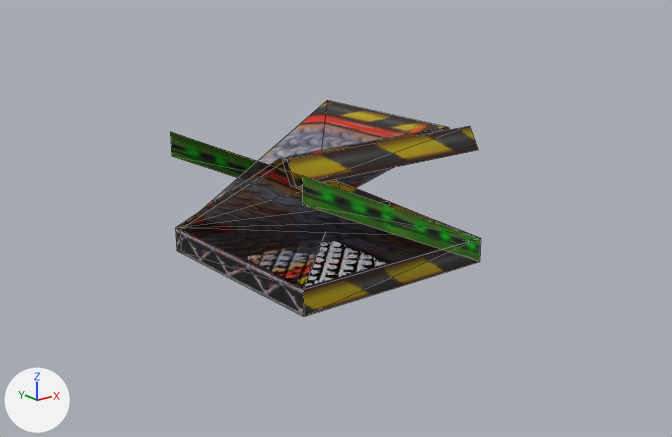
Before and after pictures for a commit that changed the FBX model Assets/Triktron/meshes/blocks.fbx.
The view is the same before and after, from a 50 mm camera at (-1.255, -1.608, 0.672) aimed at (0.009, -0.027, 0.04). Lighting does not change. The marker at lower left points along +X, +Y and +Z. Mesh edges are drawn as thin lines. Where no turn or scale is listed for an object, it has been applied to the vertices.

Names of what the first picture shows: 'bent', 'curve corner', 'curve/tilt', 'platfrom', 'raise up', 'straight', 'tilt'.
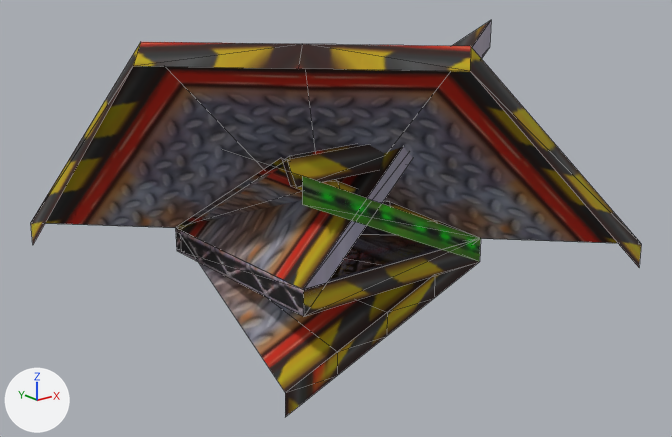
Pixel boxes (x1, y1, x2, y2) of what changed, in the pictures (672 x 437 px):
'Object001', added
    after: (31, 42, 641, 267)
'curve/tilt002', added
    after: (199, 249, 479, 417)
'bent001', added
    after: (176, 20, 491, 312)
    faces in mat_material__55 (picture img_tile5_png): (176, 20, 491, 289)
    faces in mat_material__28 (picture img_tile3_png): (303, 21, 491, 312)
'curve corner', unchanged, covered by the edit
    before: (202, 100, 449, 210)
    after: (285, 144, 359, 160)
'bent', unchanged, covered by the edit
    before: (177, 228, 440, 289)
    after: (328, 235, 440, 282)

Edits to the bpy script that builds the scene:
```text
Add me_mesh_010:
    me_mesh_010.from_pydata(...)  # 20 vertices, 18 faces; spans x -0.5..0.5, y -0.5..0.5, z -0.057..0.469
    me_mesh_010.materials.append(mat_material__25)  # picture img_tile1_waifu2x_art_noise3_tta_1_png
Add me_mesh_008:
    me_mesh_008.from_pydata(...)  # 7 vertices, 6 faces; spans x -0.25..0.25, y -0.25..0.25, z -0.057..0.485
    # faces by material slot: [2, 4]
    me_mesh_008.materials.append(mat_material__28)  # picture img_tile3_png
    me_mesh_008.materials.append(mat_material__55)  # picture img_tile5_png
Add me_mesh_009:
    me_mesh_009.from_pydata(...)  # 16 vertices, 15 faces; spans x -0.251..0.25, y -0.25..0.25, z -0.307..0.0
    me_mesh_009.materials.append(mat_material__55)  # picture img_tile5_png
Add ob_object001:
    ob_object001 = bpy.data.objects.new('Object001', me_mesh_010)
    ob_object001.location = (0.0, 0.0, 0.0)
Add ob_bent001:
    ob_bent001 = bpy.data.objects.new('bent001', me_mesh_008)
    ob_bent001.location = (0.0, 0.0, 0.0)
Add ob_curve_tilt002:
    ob_curve_tilt002 = bpy.data.objects.new('curve/tilt002', me_mesh_009)
    ob_curve_tilt002.location = (0.0, 0.0, 0.0)
```
